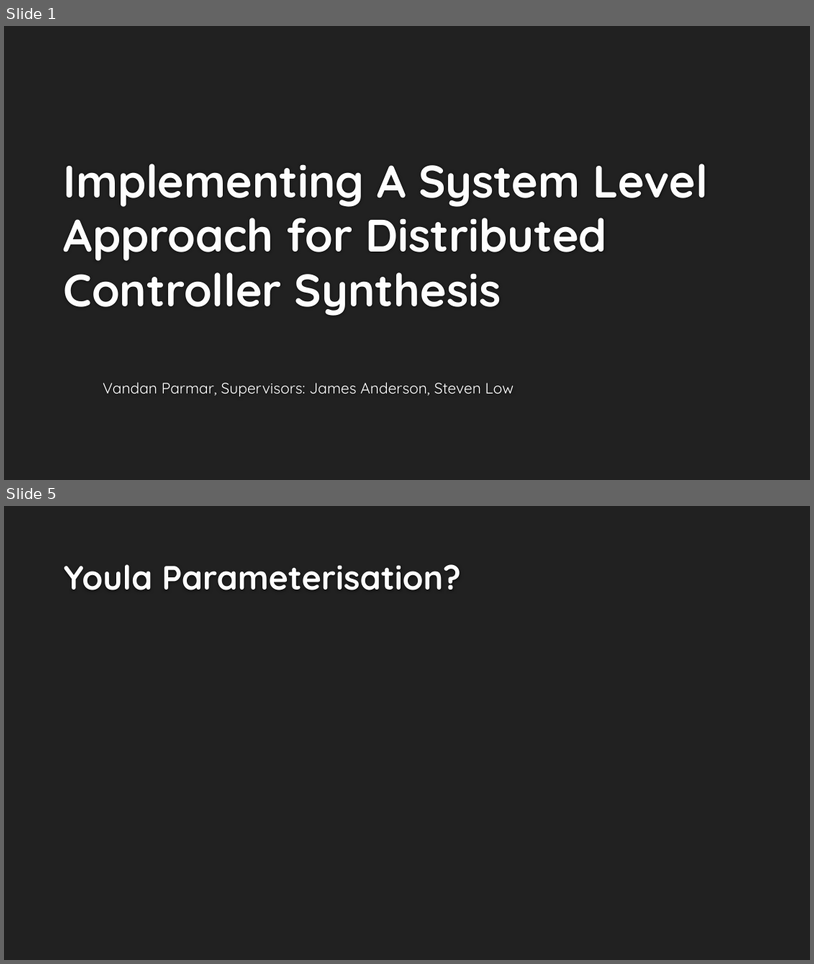
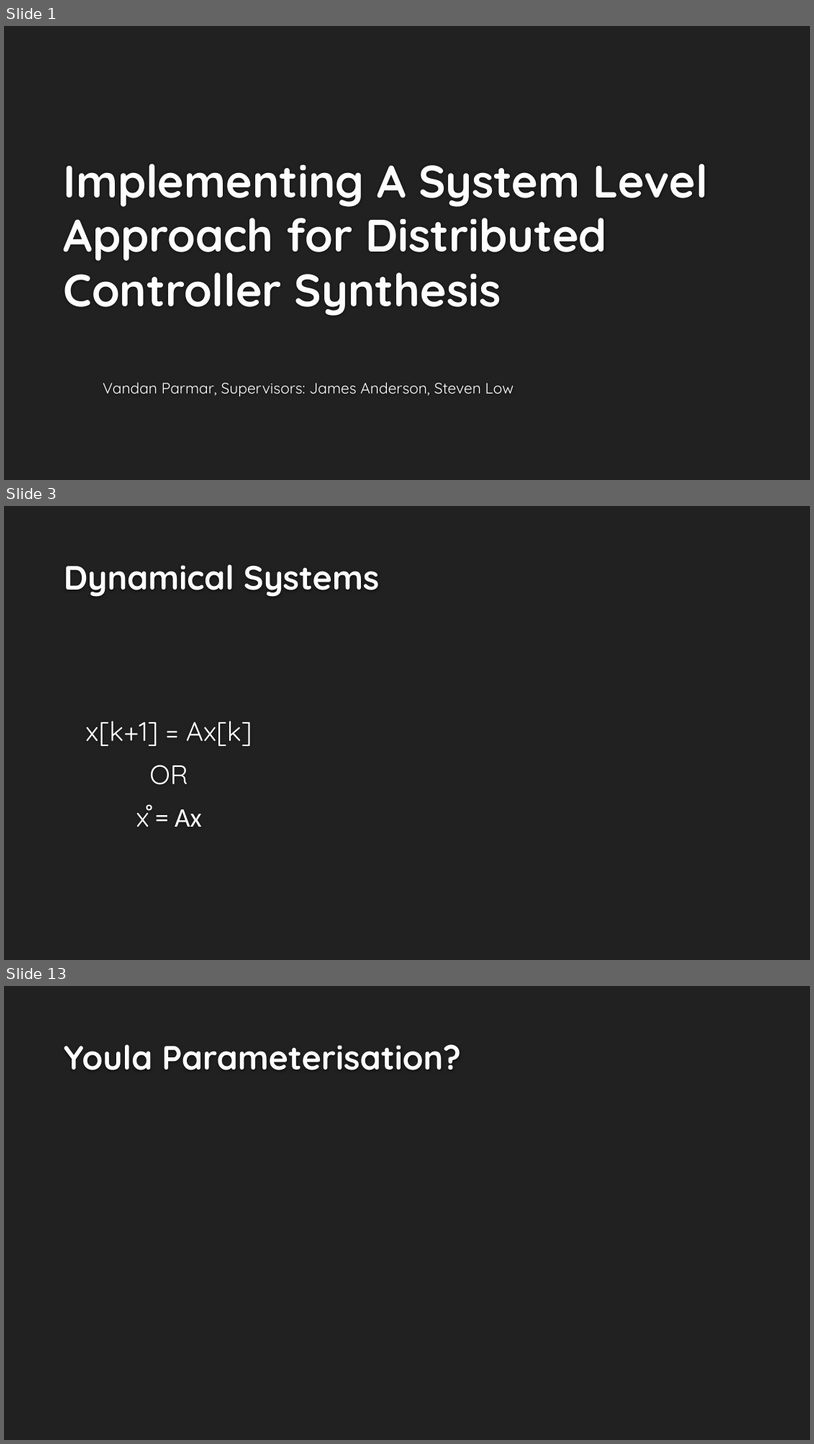
Before and after one commit to vandanparmar/SURFcode, a slide deck: reports/final_pres.pptx. Shown one above the other, each under a label of ours: slides 1 and 5 before the commit, slides 1, 3 and 13 after it; the slides between them are not shown. The pictures are 814x964 and 814x1444 pixels, drawn with LibreOffice and Linux fonts; fonts in the diff are those of the drawing; background and template pictures are left out. Boxes give left, top, right and bottom in pixels: in the first picture for what was removed or moved away, otherwise in the second. Text is boxed around its words. In the diff, an @@ line names an element or a change of style, - is before the commit and + after.

```diff
--- a/reports/final_pres.pptx
+++ b/reports/final_pres.pptx
@@ slide 3 added at [4,506,810,960], background #212121 @@
@@ title added at [64,564,380,597], 40 pt, text #FEFEFE, bold @@
+Dynamical Systems
@@ text added at [85,721,252,826], 32 pt, text #FFFFFF @@
+x[k+1] = Ax[k]
+OR
+x̊ = Ax
@@ what was slide 5 is now slide 13 @@
```
Also in this commit, not shown: 10 other slides added, 3 slides removed, 5 other files.
